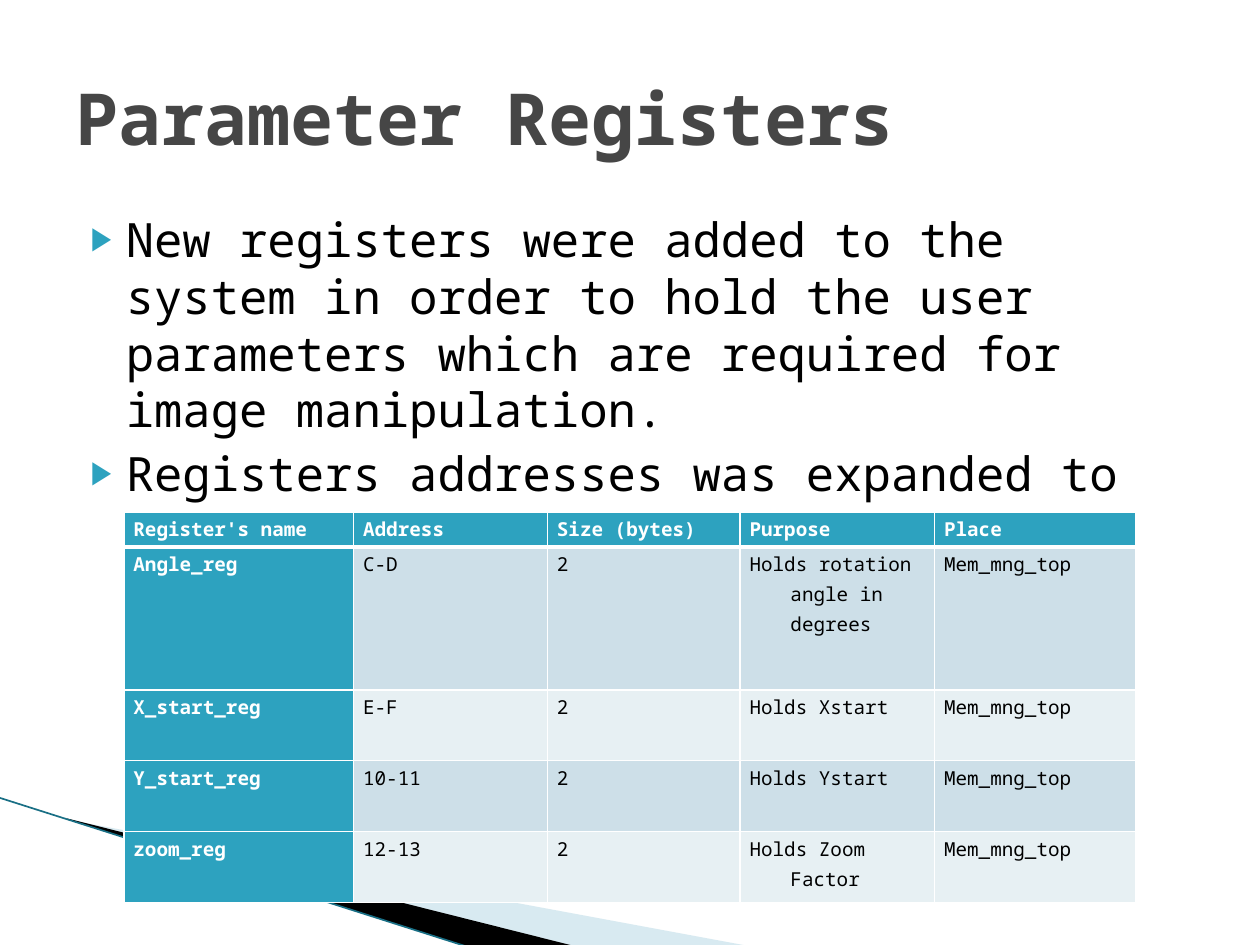
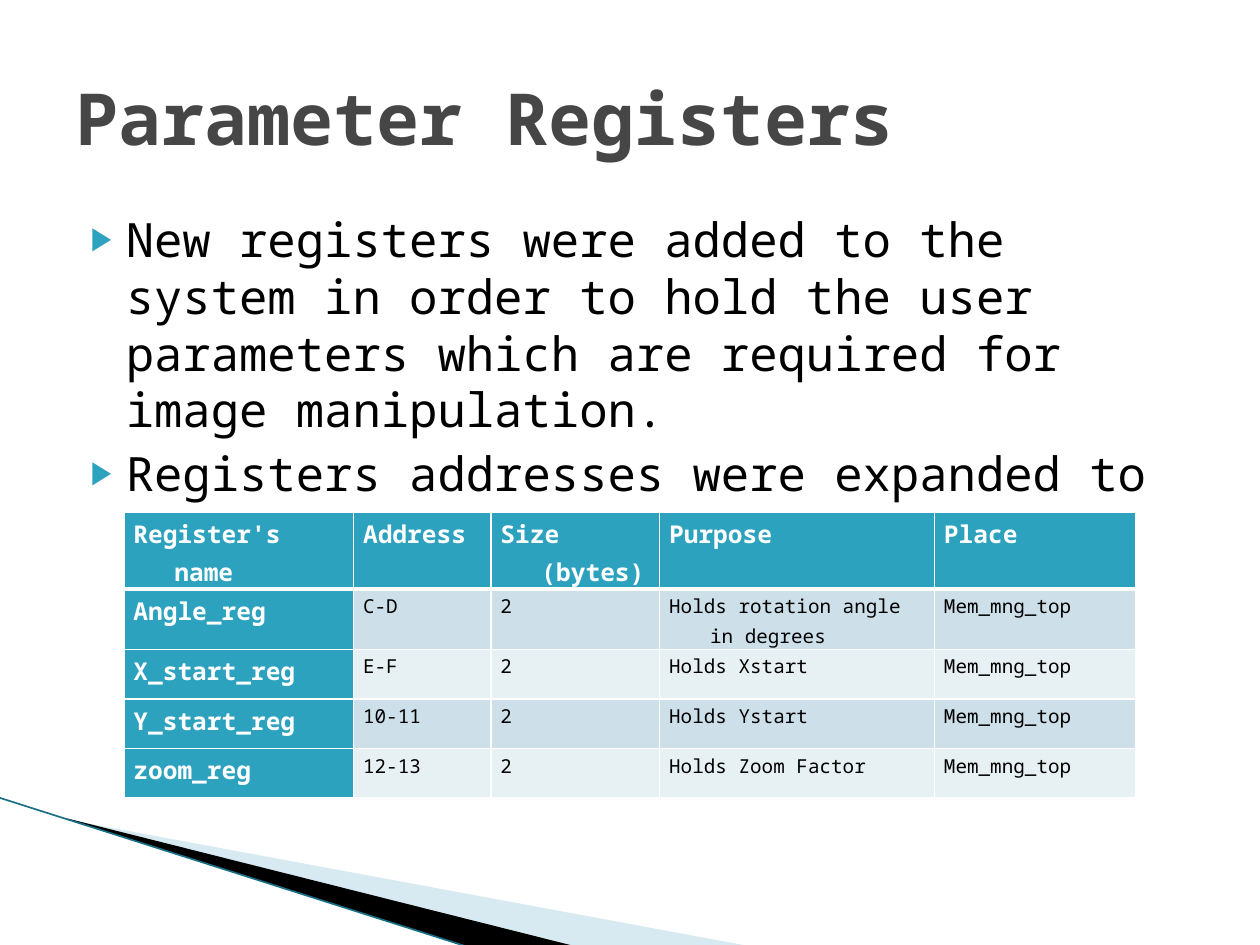
Before and after one commit to shizzz88/image-rotation-technion-ee, a slide deck: slide 9 of Presentation/Mid_Presentation.pptx. Drawn at 1260x945 pixels with LibreOffice and Linux fonts; fonts in the diff are those of the drawing; background and template pictures are left out. Boxes give left, top, right and bottom in pixels: in the first picture for what was removed or moved away, otherwise in the second. Text is boxed around its words. In the diff, an @@ line names an element or a change of style, - is before the commit and + after.

```diff
--- a/Presentation/Mid_Presentation.pptx
+++ b/Presentation/Mid_Presentation.pptx
@@ text at [126,455,1146,560]: text changed @@
-▶ Registers addresses was expanded to 5bit addresses (up-to 32 registers)
+▶ Registers addresses were expanded to 5bit addresses (up-to 32 registers)
@@ table at [123,512,1135,789] @@
@@ size 11 to 14 pt in "Register's name", "Address", "Size (bytes)", "Purpose" and 5 more places @@
```
Also in this commit, not shown: 3 other slides changed, 1 slide added, 2 slides removed.
